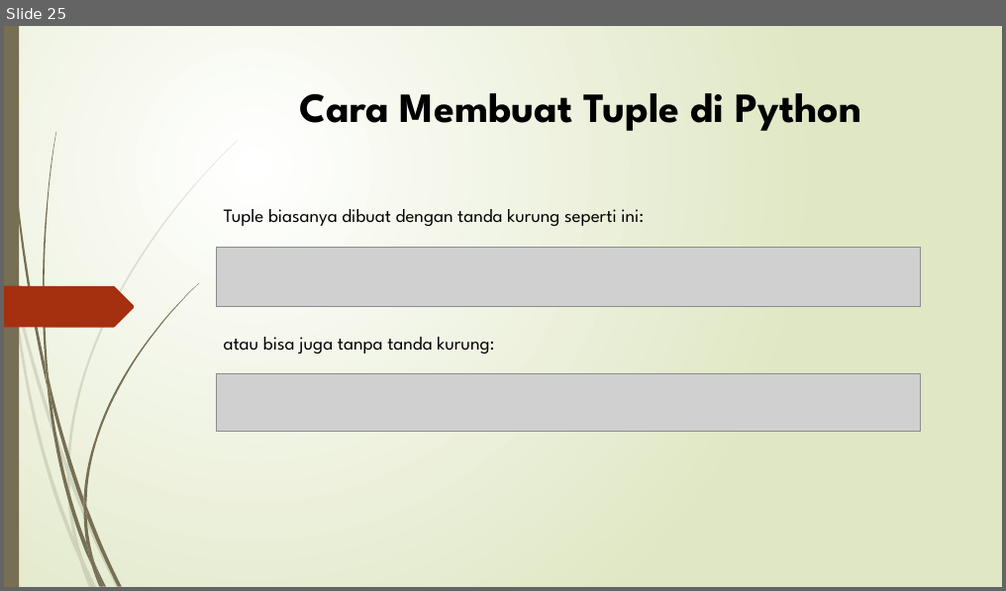
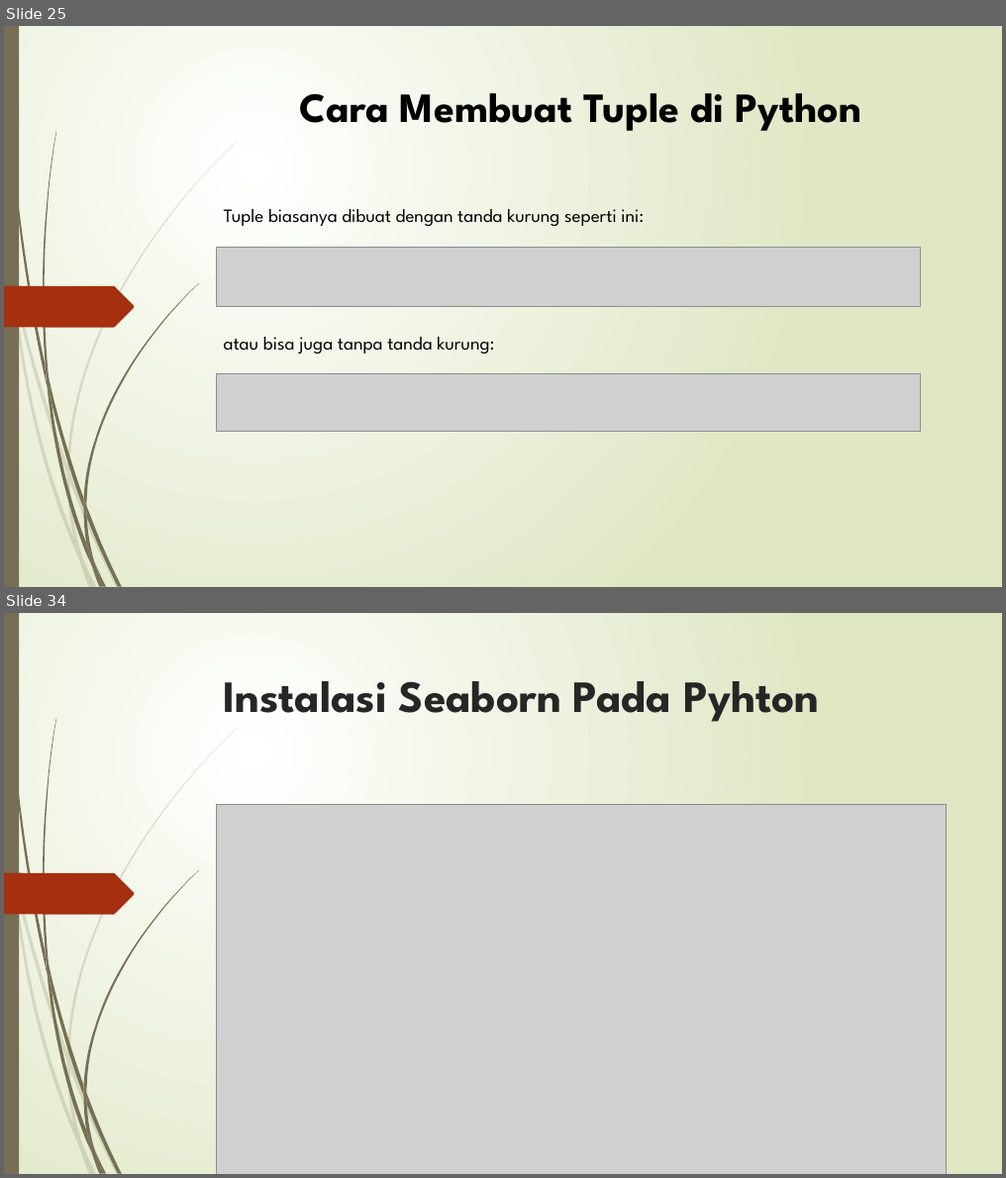
Before and after one commit to RizkyNugraha46/Pengantar-Deep-Learning, a slide deck: Tugas 1/Pengenalan Python.pptx. Shown one above the other, each under a label of ours: slide 25 before the commit, slides 25 and 34 after it; the slides between them are not shown. The pictures are 1006x591 and 1006x1178 pixels, drawn with LibreOffice and Linux fonts; fonts in the diff are those of the drawing; grey boxes stand for pictures. Boxes give left, top, right and bottom in pixels: in the first picture for what was removed or moved away, otherwise in the second. Text is boxed around its words. In the diff, an @@ line names an element or a change of style, - is before the commit and + after.

```diff
--- a/Tugas 1/Pengenalan Python.pptx
+++ b/Tugas 1/Pengenalan Python.pptx
@@ slide 34 added at (x1=4, y1=613, x2=1002, y2=1174), background gradient #FFFFFF to #DFE8C4; not listed: 24 template elements that a slide beside it also shows @@
@@ title added at (x1=224, y1=681, x2=819, y2=722), 43 pt, text #262626, bold @@
+Instalasi Seaborn Pada Pyhton
@@ picture added at (x1=216, y1=805, x2=945, y2=1174) @@
```
Also in this commit, not shown: 2 slides changed, 7 other slides added.
